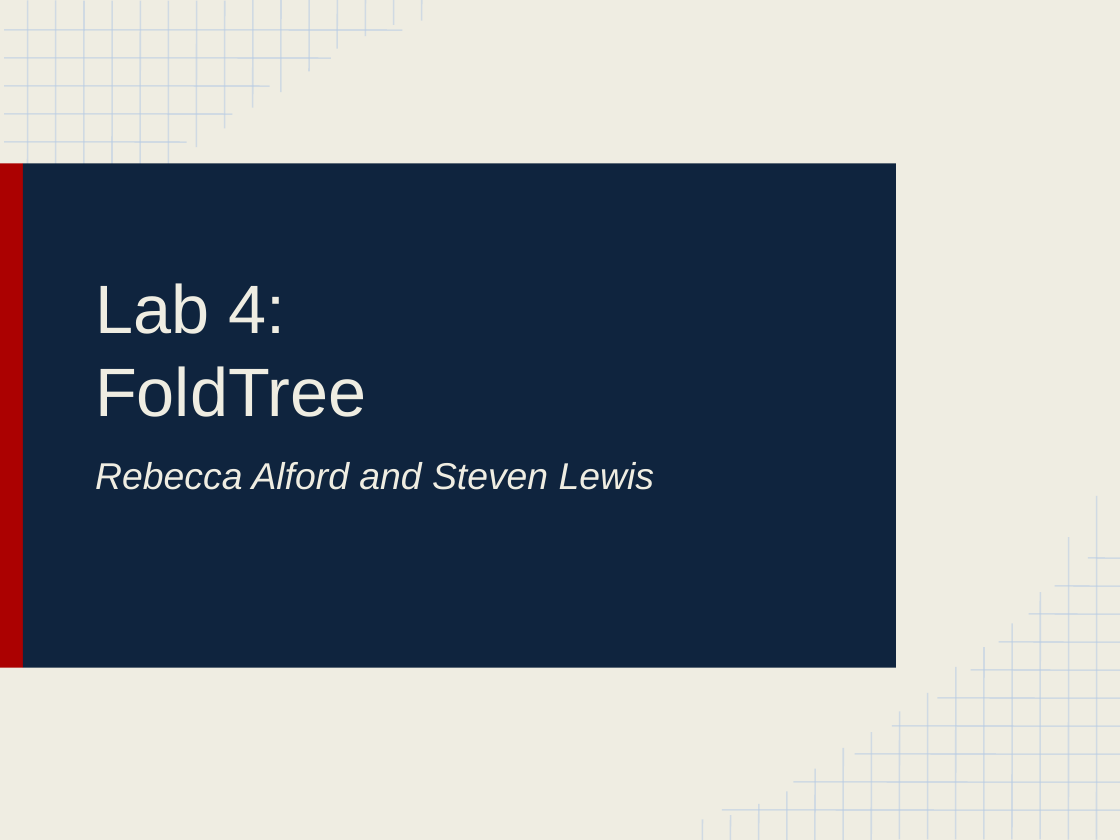
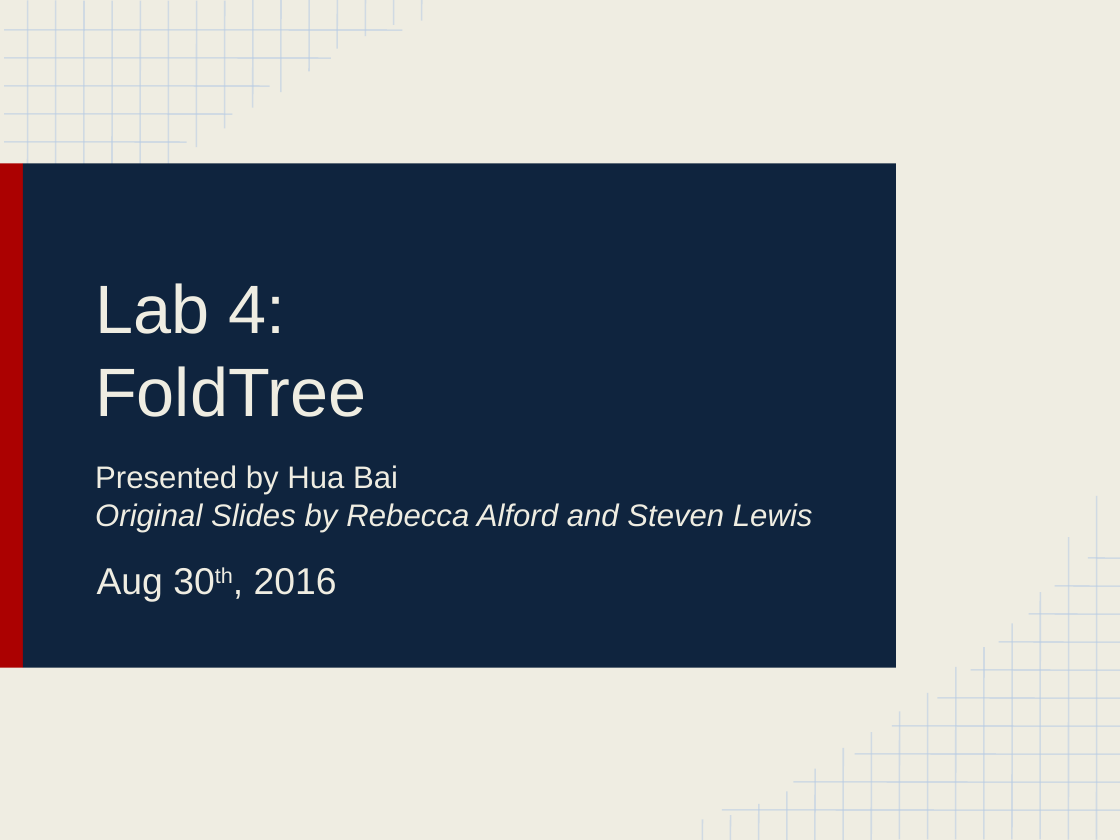
Before and after one commit to huabaiuw/prepare_bootcamp_2016_Aug, a slide deck: slide 1 of Lab Lecture 4_ Fold Tree.pptx. Drawn at 1120x840 pixels with LibreOffice and Linux fonts; fonts in the diff are those of the drawing. Boxes give left, top, right and bottom in pixels: in the first picture for what was removed or moved away, otherwise in the second. Text is boxed around its words. In the diff, an @@ line names an element or a change of style, - is before the commit and + after.

```diff
--- a/Lab Lecture 4_ Fold Tree.pptx
+++ b/Lab Lecture 4_ Fold Tree.pptx
@@ subtitle at <box>95,465,813,532</box>: text changed; size 24 to 20 pt @@
-Rebecca Alford and Steven Lewis
+Presented by Hua Bai
+Original Slides by Rebecca Alford and Steven Lewis
@@ text added at <box>97,568,337,602</box>, 24 pt, text #EFEDE2 @@
+Aug 30th, 2016
```
Also in this commit, not shown: 4 other slides changed, 2 slides added, 2 slides removed, 5 other files.
